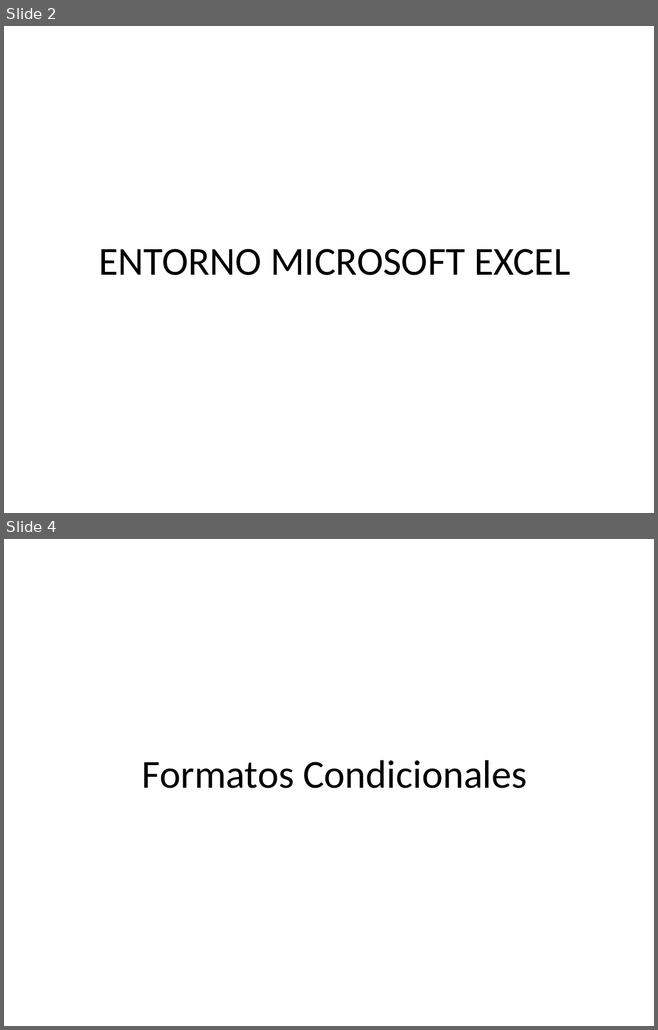
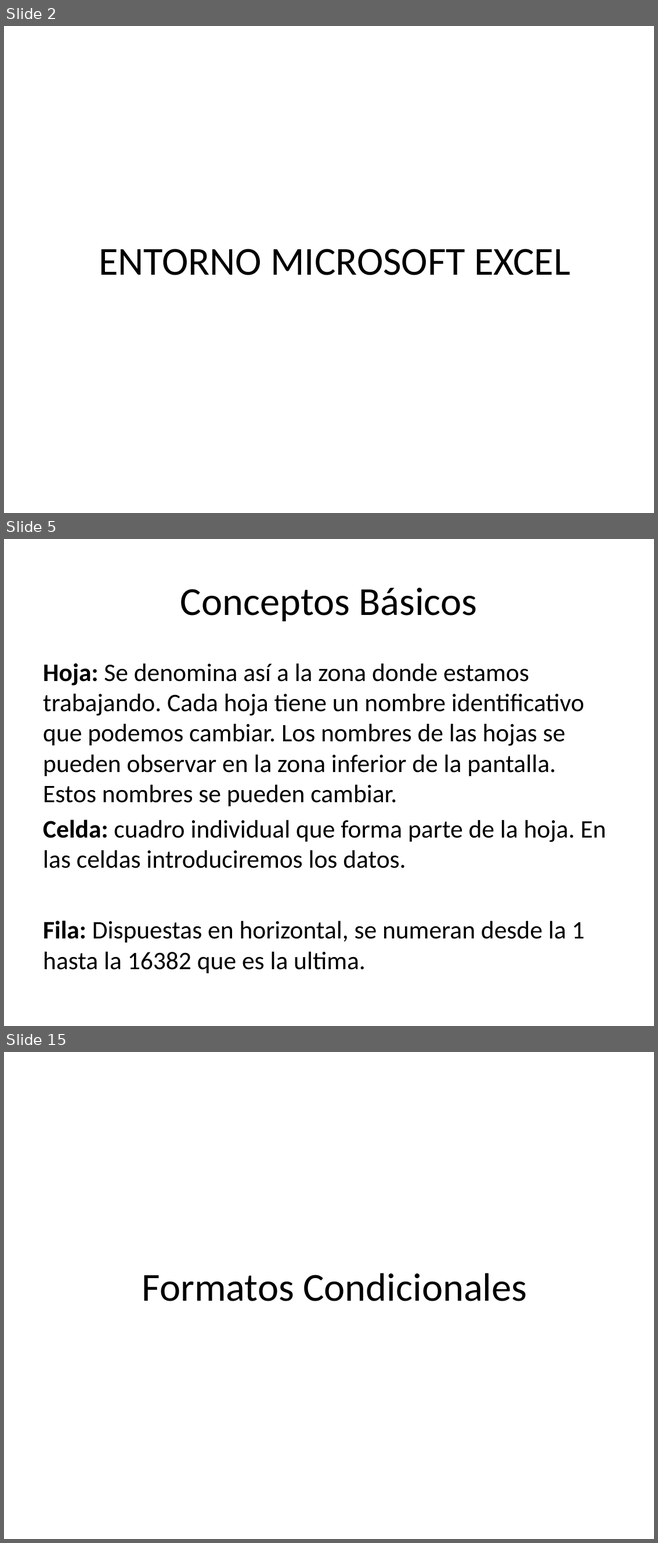
Before and after one commit to kleberloayzacastro/universidad, a slide deck: 2015-2016/clases/computacion_aplicada_2/clase_1/clase1.pptx. Shown one above the other, each under a label of ours: slides 2 and 4 before the commit, slides 2, 5 and 15 after it; the slides between them are not shown. The pictures are 658x1030 and 658x1543 pixels, drawn with LibreOffice and Linux fonts; fonts in the diff are those of the drawing. Boxes give left, top, right and bottom in pixels: in the first picture for what was removed or moved away, otherwise in the second. Text is boxed around its words. In the diff, an @@ line names an element or a change of style, - is before the commit and + after.

```diff
--- a/2015-2016/clases/computacion_aplicada_2/clase_1/clase1.pptx
+++ b/2015-2016/clases/computacion_aplicada_2/clase_1/clase1.pptx
@@ slide 5 added at (4,539,654,1026), background #FFFFFF @@
@@ title added at (180,588,477,621), 44 pt, text #000000 @@
+Conceptos Básicos
@@ text added at (43,663,605,973), 28 pt, text #000000 @@
+Hoja: Se denomina así a la zona donde estamos trabajando. Cada hoja tiene un nombre identificativo que podemos cambiar. Los nombres de las hojas se pueden observar en la zona inferior de la pantalla. Estos nombres se pueden cambiar.
+Celda: cuadro individual que forma parte de la hoja. En las celdas introduciremos los datos.
+Fila: Dispuestas en horizontal, se numeran desde la 1 hasta la 16382 que es la ultima.
@@ what was slide 4 is now slide 15 @@
```
Also in this commit, not shown: 1 slide changed, 14 other slides added, 26 other files.
